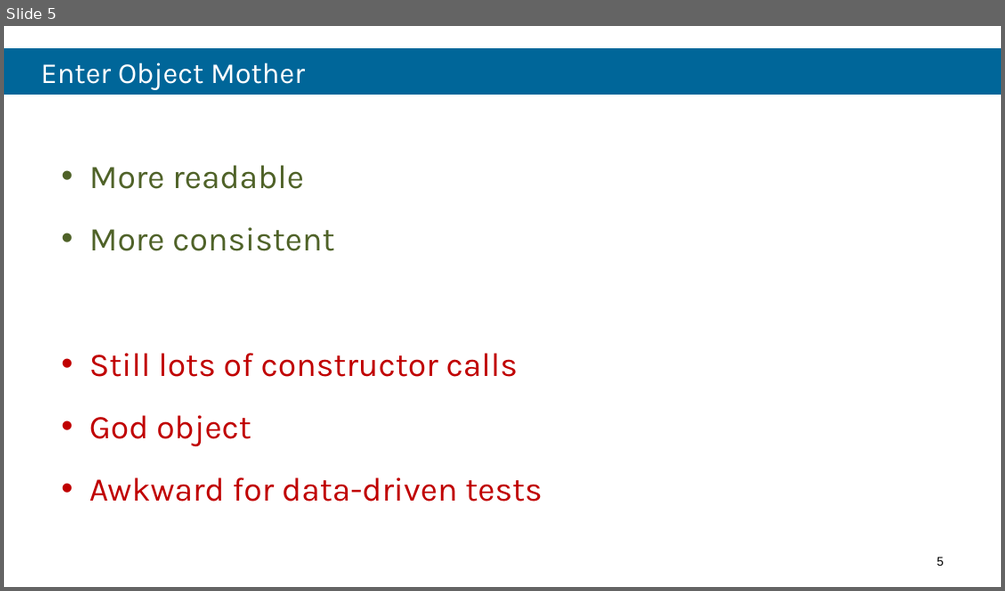
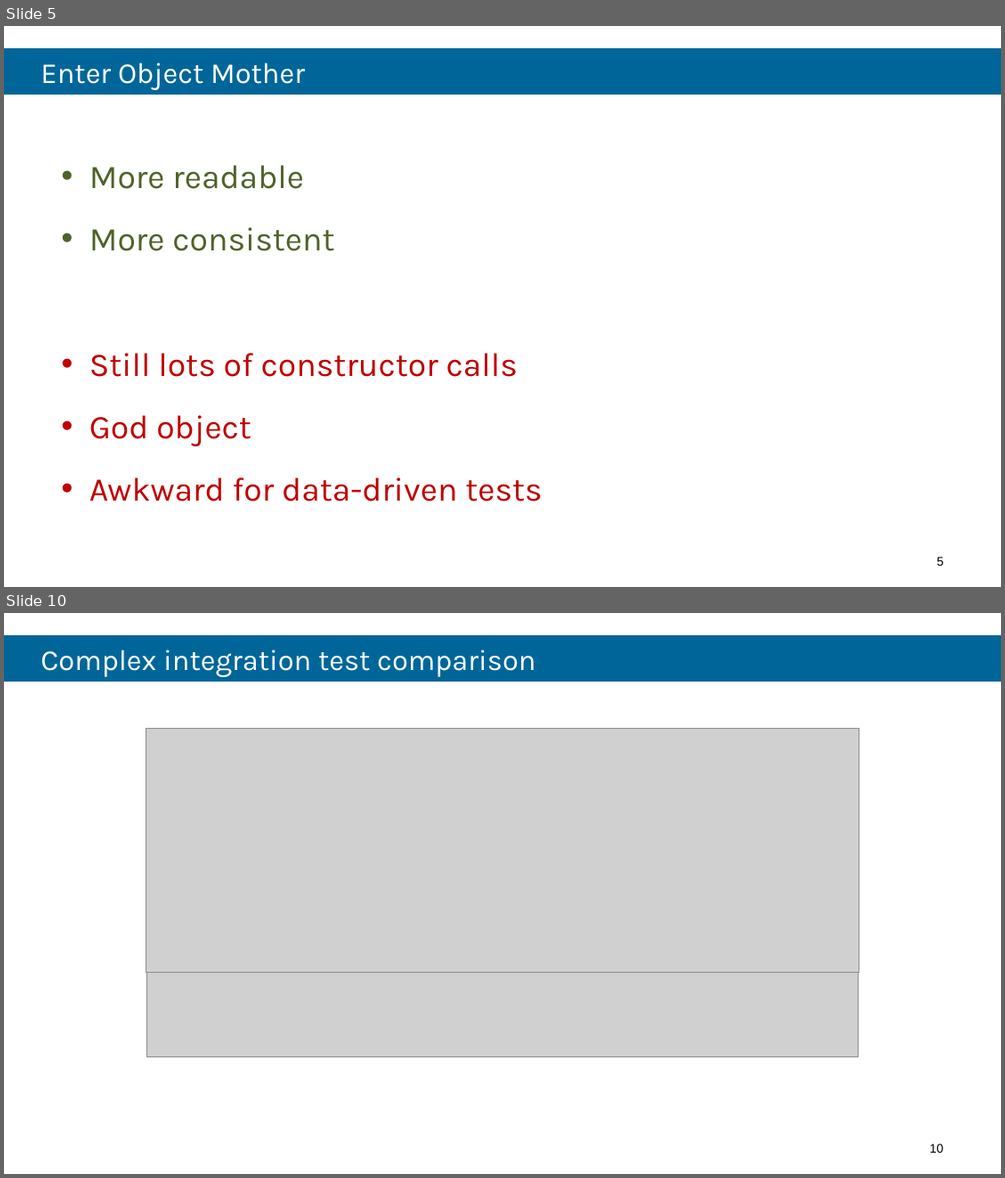
Before and after one commit to robdmoore/TestFixtureDataGenerationPresentation, a slide deck: Presentation.pptx. Shown one above the other, each under a label of ours: slide 5 before the commit, slides 5 and 10 after it; the slides between them are not shown. The pictures are 1005x591 and 1005x1178 pixels, drawn with LibreOffice and Linux fonts; fonts in the diff are those of the drawing; grey boxes stand for pictures; background and template pictures are left out. Boxes give left, top, right and bottom in pixels: in the first picture for what was removed or moved away, otherwise in the second. Text is boxed around its words. In the diff, an @@ line names an element or a change of style, - is before the commit and + after.

```diff
--- a/Presentation.pptx
+++ b/Presentation.pptx
@@ slide 10 added at (x1=4, y1=613, x2=1001, y2=1174), background #FFFFFF @@
@@ title added at (x1=4, y1=635, x2=1001, y2=681), fill #006699, 28 pt, text #FFFFFF @@
+Complex integration test comparison
@@ picture added at (x1=146, y1=730, x2=858, y2=1057) @@
@@ picture added at (x1=146, y1=729, x2=859, y2=973) @@
@@ page number added at (x1=930, y1=1143, x2=944, y2=1152), 12 pt, text #000000 @@
+10
```
Also in this commit, not shown: 1 slide changed, 4 other slides added.
